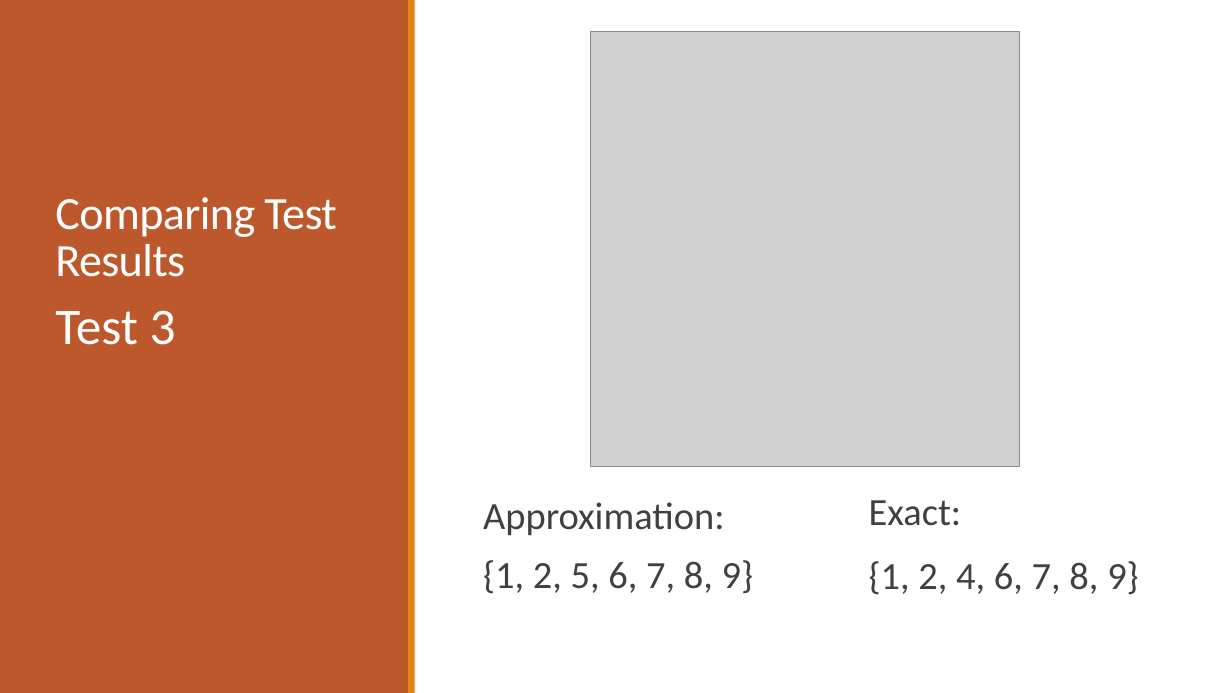
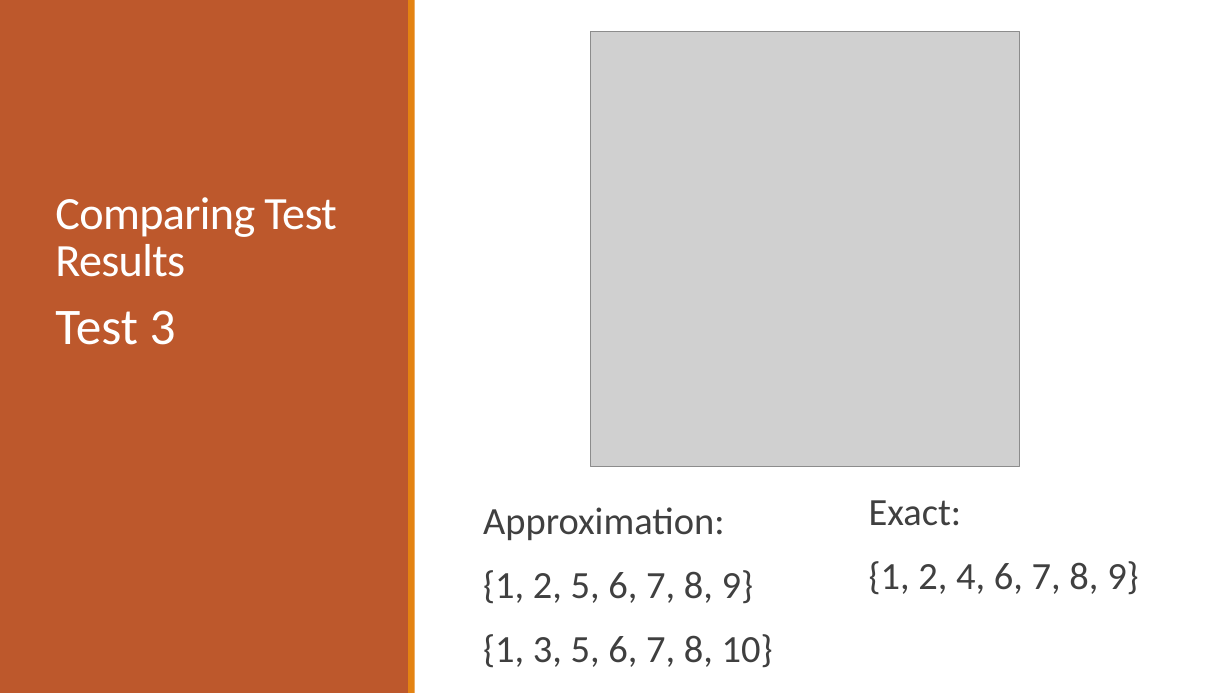
Before and after one commit to Aitcheson/NP_Project, a slide deck: slide 8 of approx_solution/presentation/approximation_presentation.pptx. Drawn at 1232x693 pixels with LibreOffice and Linux fonts; fonts in the diff are those of the drawing; grey boxes stand for pictures. Boxes give left, top, right and bottom in pixels: in the first picture for what was removed or moved away, otherwise in the second. Text is boxed around its words. In the diff, an @@ line names an element or a change of style, - is before the commit and + after.

Commit message:
fix output format on approx

```diff
--- a/approx_solution/presentation/approximation_presentation.pptx
+++ b/approx_solution/presentation/approximation_presentation.pptx
@@ text at [483,507,754,604]: line spacing 0.9 to 1 @@
@@ text at [483,634,773,668]: paragraph added @@
+  {1, 3, 5, 6, 7, 8, 10}
```
Also in this commit, not shown: 1 other slide changed, 1 other file.
